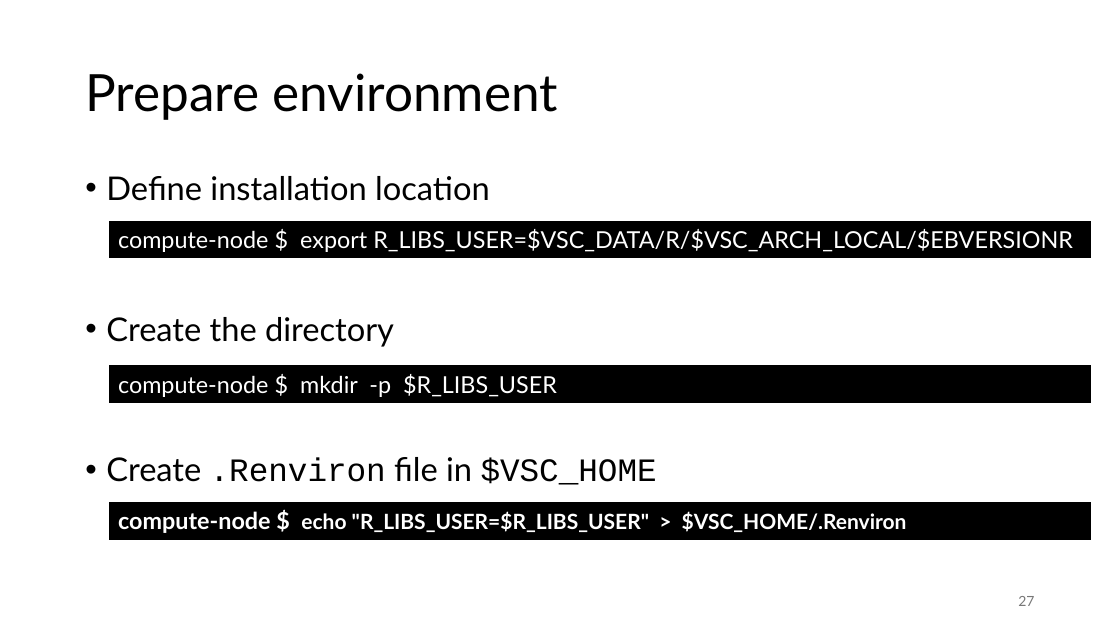
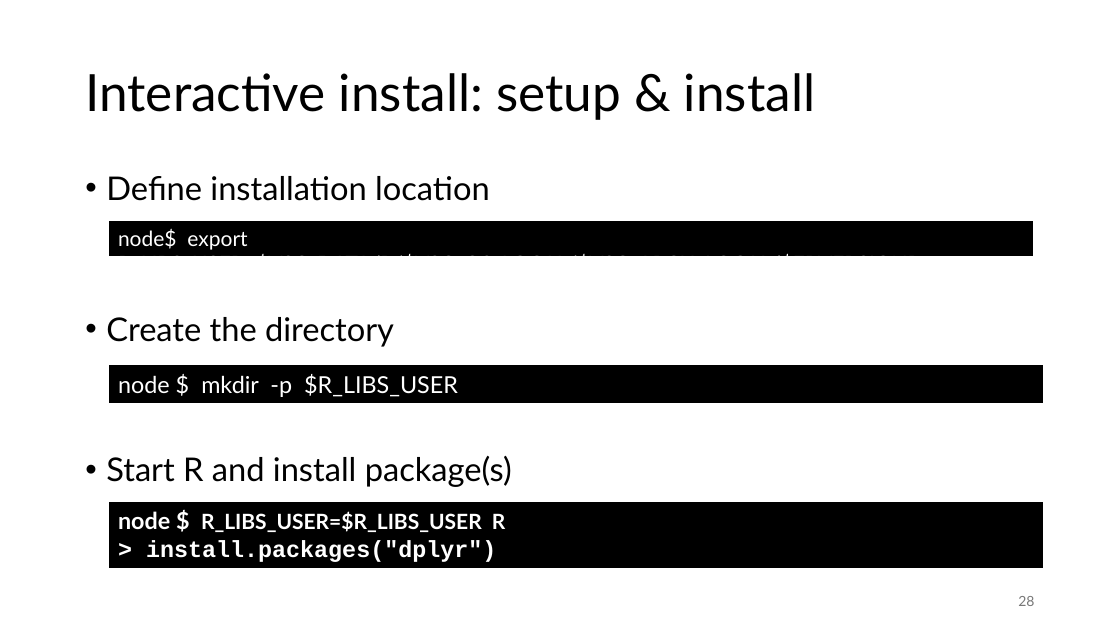
Before and after one commit to gjbex/Best-practices-for-data-science-on-HPC, a slide deck: slide 28 of best_practices_for_data_science_on_hpc.pptx (slide 27 before the commit). Drawn at 1120x630 pixels with LibreOffice and Linux fonts; fonts in the diff are those of the drawing. Boxes give left, top, right and bottom in pixels: in the first picture for what was removed or moved away, otherwise in the second. Text is boxed around its words. In the diff, an @@ line names an element or a change of style, - is before the commit and + after.

Commit message:
Add slides on condad and R environments

```diff
--- a/best_practices_for_data_science_on_hpc.pptx
+++ b/best_practices_for_data_science_on_hpc.pptx
@@ title at bbox=[85, 73, 815, 120]: text changed @@
-Prepare environment
+Interactive install: setup & install
@@ rectangle "node$ export R_LIBS_USER=$VSC_DATA/R/$VSC_OS_LOCAL/$VSC_ARCH ...": place and size @@
-rectangle "node$ export R_LIBS_USER=$VSC_DATA/R/$VSC_OS_LOCAL/$VSC_ARCH ..." at bbox=[110, 221, 1091, 258]
+rectangle "node$ export R_LIBS_USER=$VSC_DATA/R/$VSC_OS_LOCAL/$VSC_ARCH ..." at bbox=[110, 221, 1033, 255]
@@ text in rectangle at bbox=[118, 229, 921, 256]: text changed; size 20 to 18 pt @@
-compute-node $ export R_LIBS_USER=$VSC_DATA/R/$VSC_ARCH_LOCAL/$EBVERSIONR
+node$ export R_LIBS_USER=$VSC_DATA/R/$VSC_OS_LOCAL/$VSC_ARCH_LOCAL/$EBVERSIONR
@@ rectangle "node $ mkdir -p $R_LIBS_USER": place and size @@
-rectangle "node $ mkdir -p $R_LIBS_USER" at bbox=[110, 365, 1091, 402]
+rectangle "node $ mkdir -p $R_LIBS_USER" at bbox=[110, 365, 1044, 402]
@@ text in rectangle at bbox=[118, 374, 458, 397]: text changed @@
-compute-node $ mkdir -p $R_LIBS_USER
+node $ mkdir -p $R_LIBS_USER
@@ text at bbox=[106, 456, 512, 487]: text changed; font Courier New to Lato @@
-• Create .Renviron file in $VSC_HOME
+• Start R and install package(s)
@@ rectangle "node $ R_LIBS_USER=$R_LIBS_USER R": place and size @@
-rectangle "node $ R_LIBS_USER=$R_LIBS_USER R" at bbox=[110, 502, 1091, 539]
+rectangle "node $ R_LIBS_USER=$R_LIBS_USER R" at bbox=[110, 502, 1044, 567]
@@ text in rectangle at bbox=[118, 511, 506, 562]: text changed; size 18 to 20 pt @@
-compute-node $ echo "R_LIBS_USER=$R_LIBS_USER" > $VSC_HOME/.Renviron
+node $ R_LIBS_USER=$R_LIBS_USER R
+> install.packages("dplyr")
@@ page number at bbox=[1018, 596, 1034, 606]: text changed @@
-27
+28
```
Also in this commit, not shown: 2 other slides changed, 4 slides added, 2 slides removed.
